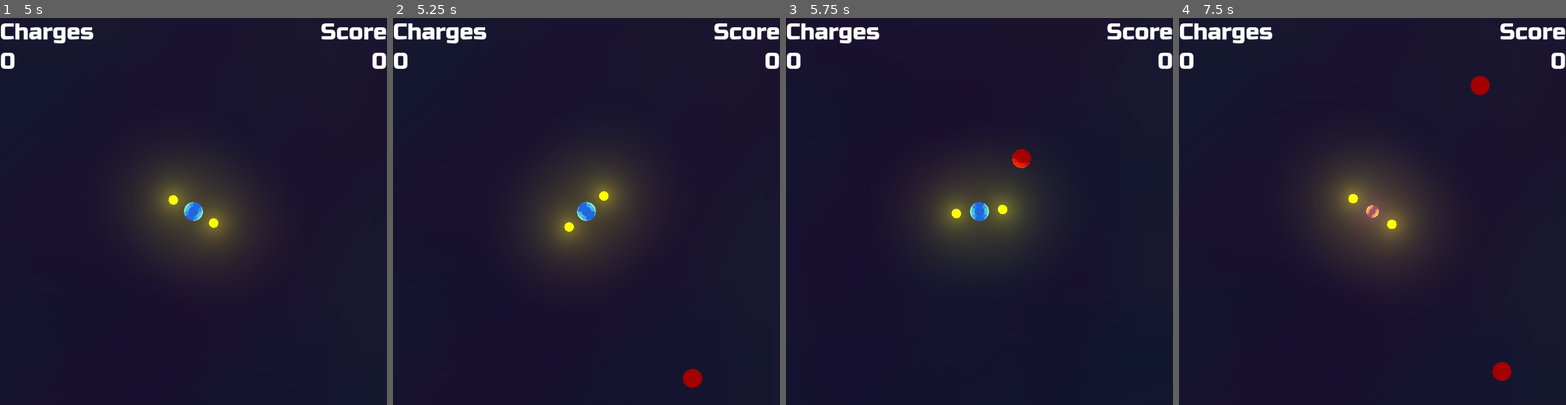
Above: before the commit, frames 1-4 (left to right).
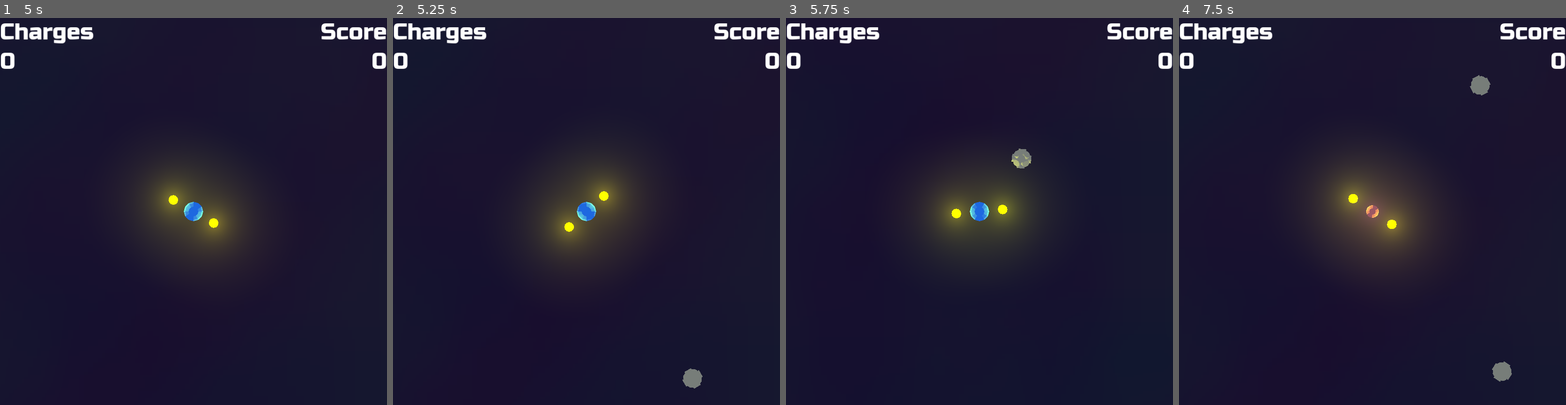
Above: after the commit, the same moments.

Repository: doctor-g/LD55
Game: Godot game, scene res://title_screen.tscn
Same seed, same stepped clock (60 frames per second), same inputs: the game is played once before the commit and once after it.
Inputs (mouse positions are in pixels of both pictures, inside the frame that each line leads up to):
- Up to frame 1 (5 s): tap Enter at 0.5 s; drag from (193, 211) to (232, 126) at 0.52 s; tap Space (summon) at 1.25, 2, 2.1, 2.75, 3.5, 3.6 s; drag from (116, 230) to (174, 288) at 1.27 s; move the mouse to (232, 126) at 2.02 s; hold D (move_right) 2.03-2.75 s; drag from (174, 288) to (77, 153) at 2.77 s; move the mouse to (309, 269) at 3.52 s; hold A (move_left) 3.53-4.25 s; drag from (77, 153) to (135, 114) at 4.27 s
- Up to frame 2 (5.25 s): move the mouse to (605, 211) at 5.02 s; hold S (move_down) from 5.03 s (still down); tap Space (summon) at 5.1 s; click (605, 211) at 5.17 s
- Up to frame 3 (5.75 s): keep holding S (move_down)
- Up to frame 4 (7.5 s): release S (move_down) at 5.75 s; drag from (1314, 114) to (1295, 230) at 5.77 s; move the mouse to (1457, 192) at 6.52 s; hold W (move_up) 6.53-7.25 s; tap Space (summon) at 6.6 s; drag from (1295, 230) to (1353, 288) at 7.27 s

Frame 1 is identical in both runs. In frame 2, 0.2% of the frame differs, in the area x 74-80%, y 90-96%; in frame 3, 0.2%; in frame 4, 0.4%, in the area x 75-86%, y 14-94%.

Commit message:
Include coi-serviceworker

Diff:
--- a/project/enemy.gd
+++ b/project/enemy.gd
@@ -2,6 +2,7 @@
 
 const DELTA_TOWARD := 3.0
 const CHARGE_DROP_DISTANCE := 3.0
+const ROTATION_SPEED := -0.7 * TAU
 
 ## Speed increase per second
 const ACCELERATION := 0.5
@@ -12,6 +13,8 @@
 var _direction := Vector3.ZERO
 
 func _physics_process(delta: float) -> void:
+	rotate_y(ROTATION_SPEED * delta)
+
 	speed += ACCELERATION * delta
 
 	if target != null and target.alive:
--- a/project/enemy.tscn
+++ b/project/enemy.tscn
@@ -13,8 +13,43 @@
 script = ExtResource("1_ewhv8")
 
 [node name="CSGSphere3D" type="CSGSphere3D" parent="."]
+visible = false
 smooth_faces = false
 material = SubResource("StandardMaterial3D_qmdme")
 
 [node name="CollisionShape3D" type="CollisionShape3D" parent="."]
 shape = SubResource("SphereShape3D_r06a5")
+
+[node name="CSGCylinder3D" type="CSGCylinder3D" parent="."]
+radius = 0.2
+height = 1.0
+
+[node name="CSGCylinder3D2" type="CSGCylinder3D" parent="."]
+transform = Transform3D(1, 0, 0, 0, 0.707107, -0.707107, 0, 0.707107, 0.707107, 0, 0, 0)
+radius = 0.2
+height = 1.0
+
+[node name="CSGCylinder3D3" type="CSGCylinder3D" parent="."]
+transform = Transform3D(0, 0.707107, 0.707107, 0, 0.707107, -0.707107, -1, 0, 0, 0, 0, 0)
+radius = 0.2
+height = 1.0
+
+[node name="CSGCylinder3D4" type="CSGCylinder3D" parent="."]
+transform = Transform3D(-1, -3.09086e-08, -3.09086e-08, 0, 0.707107, -0.707107, 4.37114e-08, -0.707107, -0.707107, 0, 0, 0)
+radius = 0.2
+height = 1.0
+
+[node name="CSGCylinder3D5" type="CSGCylinder3D" parent="."]
+transform = Transform3D(8.74228e-08, -0.707107, -0.707107, 0, 0.707107, -0.707107, 1, 6.18172e-08, 6.18172e-08, 0, 0, 0)
+radius = 0.2
+height = 1.0
+
+[node name="CSGCylinder3D6" type="CSGCylinder3D" parent="."]
+transform = Transform3D(0.707107, -0.707106, 6.47848e-08, 6.18172e-08, 2.98023e-08, -1, 0.707107, 0.707107, 2.26379e-08, 0, 0, 0)
+radius = 0.2
+height = 1.0
+
+[node name="CSGCylinder3D7" type="CSGCylinder3D" parent="."]
+transform = Transform3D(-0.707107, -0.707107, -2.26379e-08, 6.18172e-08, 2.98023e-08, -1, 0.707107, -0.707107, 6.47848e-08, 0, 0, 0)
+radius = 0.2
+height = 1.0
Not shown, changed: README.md
